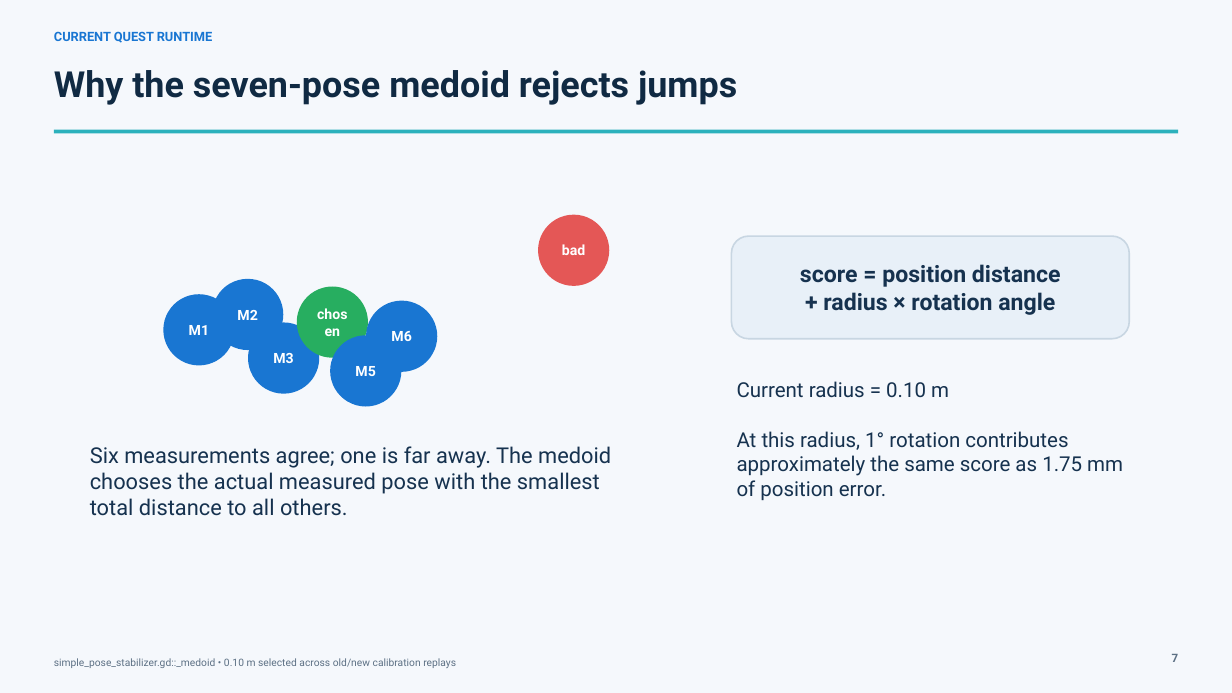
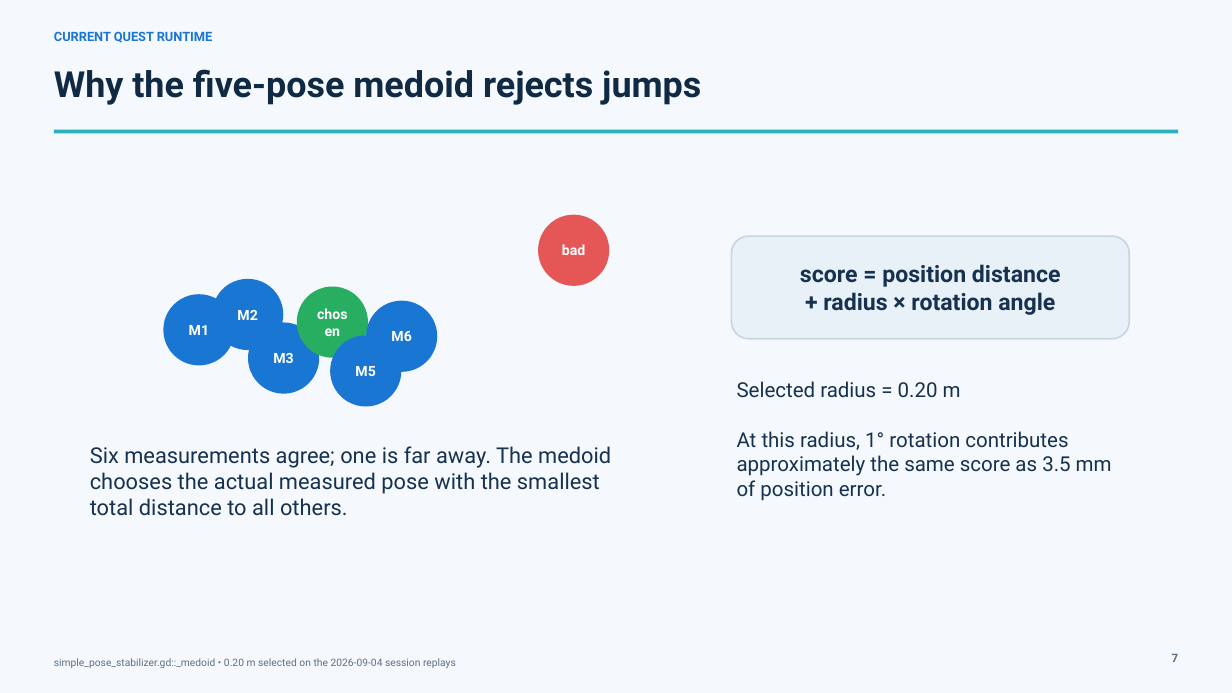
Before and after one commit to ardrabauldwin/quest-aruco-avatar, a slide deck: slide 6 of docs/Quest_Avatar_Placement_Algorithm_NaReT_Current_2026-09-05.pptx. Drawn at 1232x693 pixels with LibreOffice and Linux fonts; fonts in the diff are those of the drawing. Boxes give left, top, right and bottom in pixels: in the first picture for what was removed or moved away, otherwise in the second. Text is boxed around its words. In the diff, an @@ line names an element or a change of style, - is before the commit and + after.

```diff
--- a/docs/Quest_Avatar_Placement_Algorithm_NaReT_Current_2026-09-05.pptx
+++ b/docs/Quest_Avatar_Placement_Algorithm_NaReT_Current_2026-09-05.pptx
@@ text at <box>54,69,701,105</box>: text changed @@
-Why the seven-pose medoid rejects jumps
+Why the five-pose medoid rejects jumps
@@ text at <box>737,381,1112,500</box>: text changed @@
-Current radius = 0.10 m
-At this radius, 1° rotation contributes approximately the same score as 1.75 mm of position error.
+Selected radius = 0.20 m
+At this radius, 1° rotation contributes approximately the same score as 3.5 mm of position error.
@@ text at <box>54,658,456,668</box>: text changed @@
-simple_pose_stabilizer.gd::_medoid • 0.10 m selected across old/new calibration replays
+simple_pose_stabilizer.gd::_medoid • 0.20 m selected on the 2026-09-04 session replays
```
Also in this commit, not shown: 7 other slides changed, 6 other files.
